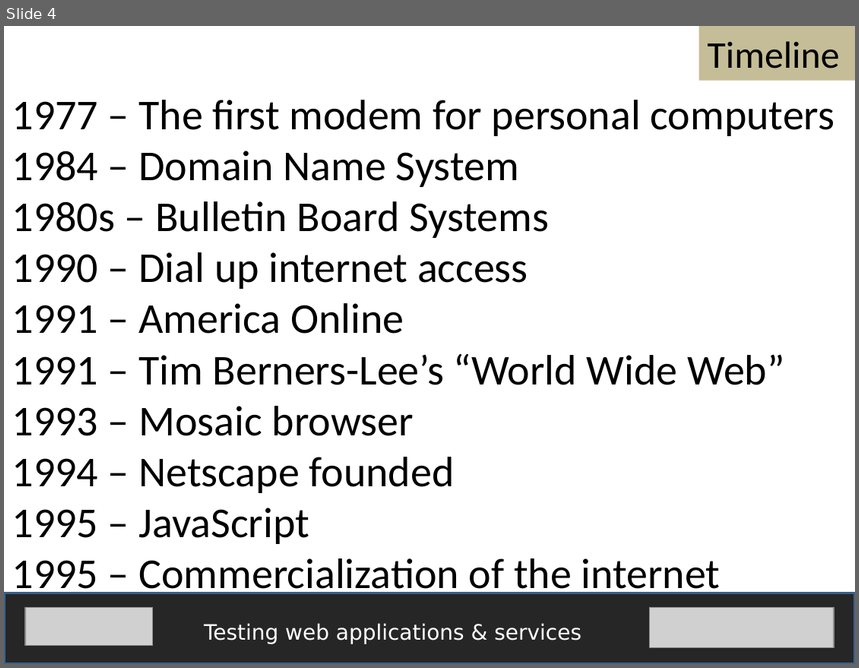
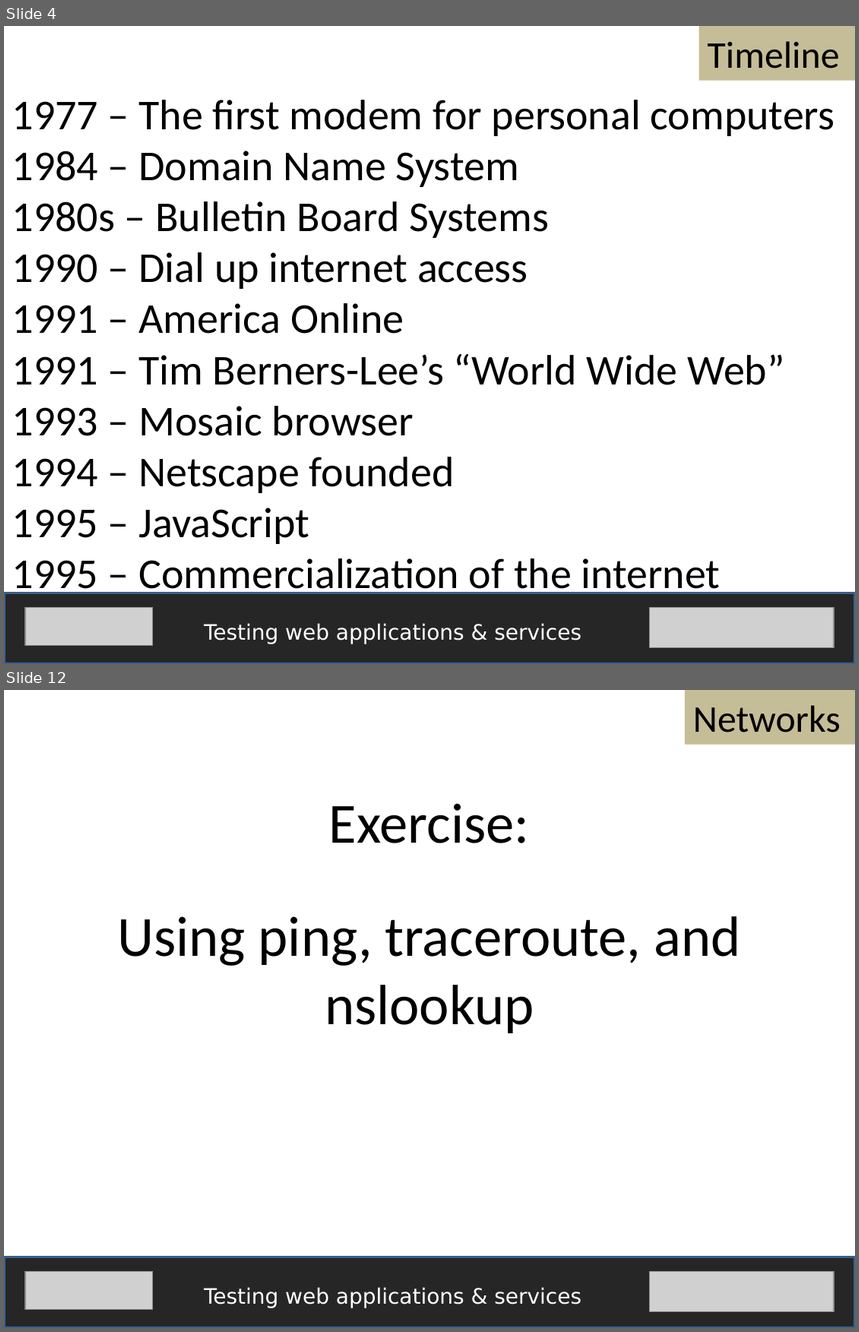
Before and after one commit to fijiaaron/testing-web-apps-and-services, a slide deck: presentations/A technical understanding of the web.pptx. Shown one above the other, each under a label of ours: slide 4 before the commit, slides 4 and 12 after it; the slides between them are not shown. The pictures are 859x668 and 859x1332 pixels, drawn with LibreOffice and Linux fonts; fonts in the diff are those of the drawing; grey boxes stand for pictures. Boxes give left, top, right and bottom in pixels: in the first picture for what was removed or moved away, otherwise in the second. Text is boxed around its words. In the diff, an @@ line names an element or a change of style, - is before the commit and + after.

```diff
--- a/presentations/A technical understanding of the web.pptx
+++ b/presentations/A technical understanding of the web.pptx
@@ slide 12 added at (x1=4, y1=690, x2=855, y2=1328), background #FFFFFF @@
@@ rectangle added at (x1=685, y1=690, x2=855, y2=745), fill #C4BD97, 32 pt, text #000000 @@
+Networks
@@ text added at (x1=329, y1=803, x2=530, y2=844), 48 pt, text #000000 @@
+Exercise:
@@ text added at (x1=117, y1=916, x2=740, y2=1034), 48 pt, text #000000 @@
+Using ping, traceroute, and nslookup
@@ rectangle added at (x1=4, y1=1258, x2=855, y2=1328), fill #262626, outline #3A5F8C 2 pt @@
@@ picture added at (x1=25, y1=1271, x2=153, y2=1309) @@
@@ picture added at (x1=649, y1=1271, x2=834, y2=1312) @@
@@ text added at (x1=204, y1=1287, x2=582, y2=1309), 18 pt, text #FFFFFF @@
+Testing web applications & services
```
Also in this commit, not shown: 1 slide changed, 6 other slides added, 4 other files.
